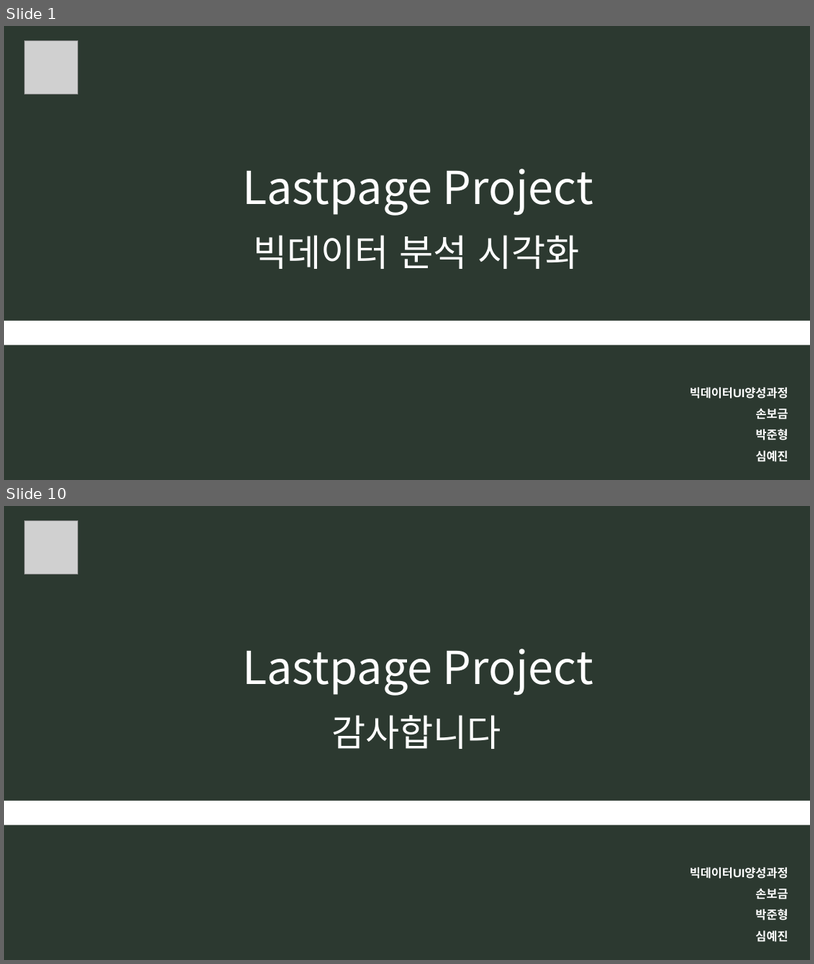
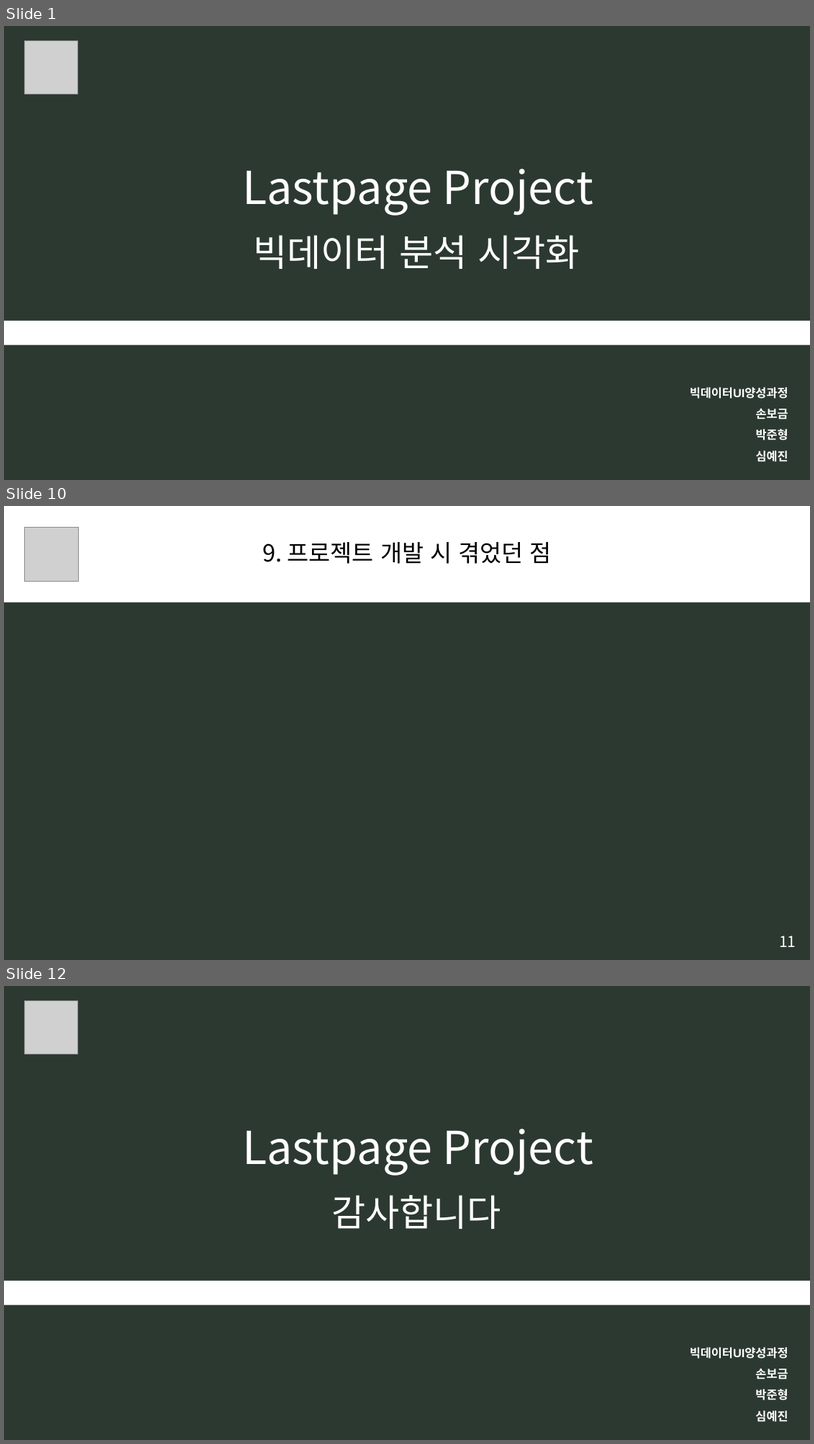
Before and after one commit to BIGDATA-UI-T3/Lastpage_Project, a slide deck: [모듈] 17.pptx. Shown one above the other, each under a label of ours: slides 1 and 10 before the commit, slides 1, 10 and 12 after it; the slides between them are not shown. The pictures are 814x964 and 814x1444 pixels, drawn with LibreOffice and Linux fonts; fonts in the diff are those of the drawing; grey boxes stand for pictures. Boxes give left, top, right and bottom in pixels: in the first picture for what was removed or moved away, otherwise in the second. Text is boxed around its words. In the diff, an @@ line names an element or a change of style, - is before the commit and + after.

```diff
--- a/[모듈] 17.pptx
+++ b/[모듈] 17.pptx
@@ slide 10 added at box(4, 506, 810, 960), background #2C3930 @@
@@ rectangle added at box(4, 506, 810, 602), fill #FFFFFF, 28 pt, text #000000 @@
+9. 프로젝트 개발 시 겪었던 점
@@ picture added at box(25, 527, 78, 581) @@
@@ text added at box(779, 935, 796, 947), 18 pt, text #FFFFFF @@
+11
@@ what was slide 10 is now slide 12 @@
```
Also in this commit, not shown: 7 slides changed, 2 other slides added, 1 slide removed.
